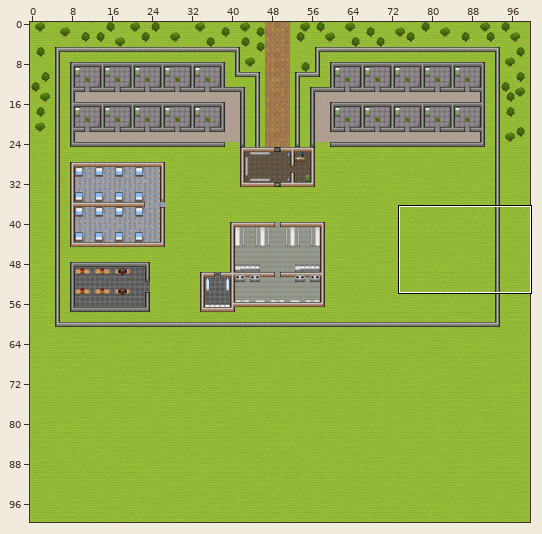
One commit to this Tiled map (JSON): Map/Map(good).json. The picture above shows the old version from afar; the outline marks the close-up.
Close-up. The starting point:
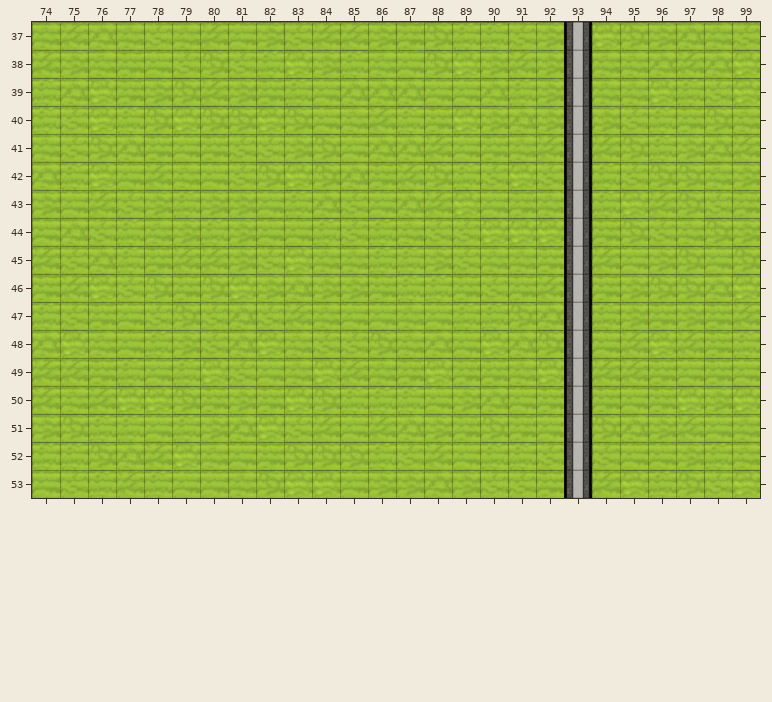
Cells are 32x32 px. Shown: x 74..99, y 37..53. The commit also changed other parts of the map, which this record leaves out.
Once edited:
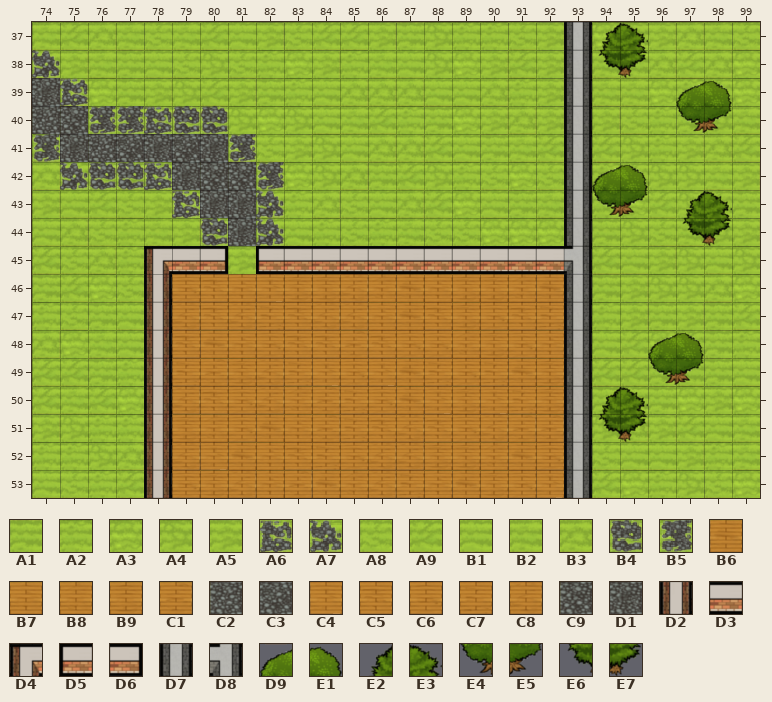
Key: from "Tileset": A1 128, A2 129, A3 130, A4 131, A5 132, A6 158, A7 159, A8 160, A9 161, B1 162, B2 163, B3 164, B4 190, B5 191, B6 192, B7 193, B8 194, B9 195, C1 196, C2 222, C3 223, C4 224, C5 225, C6 226, C7 227, C8 228, C9 254, D1 255, D2 264, D3 265, D4 266, D5 297, D6 329, D7 392, D8 461, D9 1920, E1 1921, E2 1922, E3 1923, E4 1952, E5 1953, E6 1954, E7 1955.
__ is an empty cell.
Tiles replaced or removed in this view: A1, A2, A3, A4, A5, A8, A9, B1, B2, B3, D7.
See-through tiles are keyed as they look on the map.
Changes in this commit:
Changed rows in their new state; .. is an unchanged cell.
Layer "Floor":
first column x 74:
39 D1 .. .. .. .. .. .. .. .. .. .. .. .. .. .. .. .. .. ..
40 C2 C9 .. .. .. .. .. .. .. .. .. .. .. .. .. .. .. .. ..
41 .. D1 C2 C3 D1 C3 D1 .. .. .. .. .. .. .. .. .. .. .. ..
42 .. .. .. .. .. D1 C9 C9 .. .. .. .. .. .. .. .. .. .. ..
43 .. .. .. .. .. .. D1 D1 .. .. .. .. .. .. .. .. .. .. ..
44 .. .. .. .. .. .. .. D1 .. .. .. .. .. .. .. .. .. .. ..
45 .. .. .. .. __ __ __ .. __ __ __ __ __ __ __ __ __ __ __
46 .. .. .. .. __ C6 C5 B7 C4 B9 B9 C8 B8 B6 B7 B9 B9 B8 B6
47 .. .. .. .. __ C8 C5 C8 C7 C5 C8 C8 B7 B6 C5 B9 C6 C5 C7
48 .. .. .. .. __ C5 B6 B7 C6 C5 C5 C1 C5 C6 C6 B8 B9 C6 B7
49 .. .. .. .. __ C7 C1 B9 C8 C7 C4 C6 C4 B6 C7 C6 C7 B6 B9
50 .. .. .. .. __ C8 C5 C6 C8 B8 C1 C7 C6 B6 C4 B9 C4 C7 B9
51 .. .. .. .. __ B9 B8 C6 B6 B7 C1 C7 C5 C8 C5 C6 C8 C1 C1
52 .. .. .. .. __ C8 C4 B6 B7 C5 C7 C6 C8 C8 B9 B9 B8 B6 C6
53 .. .. .. .. __ C6 B9 C8 B7 C1 B6 B8 C8 C7 B7 B6 B9 C6 C4
Layer "Floor Overlap":
first column x 74:
38 A7 .. .. .. .. .. .. .. ..
39 .. A6 .. .. .. .. .. .. ..
40 .. .. B5 B5 A6 B4 B4 .. ..
41 B5 .. .. .. .. .. .. B5 ..
42 .. A7 B4 B4 A6 .. .. .. B5
43 .. .. .. .. .. A6 .. .. A7
44 .. .. .. .. .. .. B4 .. A7
Layer "Walls":
first column x 78:
37 .. .. .. .. .. .. .. .. .. .. .. .. .. .. .. .. E2 E3 .. .. ..
38 .. .. .. .. .. .. .. .. .. .. .. .. .. .. .. .. E6 E7 .. .. ..
39 .. .. .. .. .. .. .. .. .. .. .. .. .. .. .. .. .. .. .. D9 E1
40 .. .. .. .. .. .. .. .. .. .. .. .. .. .. .. .. .. .. .. E4 E5
42 .. .. .. .. .. .. .. .. .. .. .. .. .. .. .. .. D9 E1 .. .. ..
43 .. .. .. .. .. .. .. .. .. .. .. .. .. .. .. .. E4 E5 .. E2 E3
44 .. .. .. .. .. .. .. .. .. .. .. .. .. .. .. .. .. .. .. E6 E7
45 D4 D3 D6 .. D5 D3 D3 D3 D3 D3 D3 D3 D3 D3 D3 D8 .. .. .. .. ..
46 D2 .. .. .. .. .. .. .. .. .. .. .. .. .. .. .. .. .. .. .. ..
47 D2 .. .. .. .. .. .. .. .. .. .. .. .. .. .. .. .. .. .. .. ..
48 D2 .. .. .. .. .. .. .. .. .. .. .. .. .. .. .. .. .. D9 E1 ..
49 D2 .. .. .. .. .. .. .. .. .. .. .. .. .. .. .. .. .. E4 E5 ..
50 D2 .. .. .. .. .. .. .. .. .. .. .. .. .. .. .. E2 E3 .. .. ..
51 D2 .. .. .. .. .. .. .. .. .. .. .. .. .. .. .. E6 E7 .. .. ..
52 D2 .. .. .. .. .. .. .. .. .. .. .. .. .. .. .. .. .. .. .. ..
53 D2 .. .. .. .. .. .. .. .. .. .. .. .. .. .. .. .. .. .. .. ..
Boxes around the changes in both close-ups, in picture pixels (x1, y1, x2, y2):
added: (598, 22, 648, 78)
changed: (32, 50, 592, 498)
added: (676, 78, 732, 134)
added: (592, 162, 648, 218)
added: (682, 190, 732, 246)
added: (598, 330, 704, 442)
